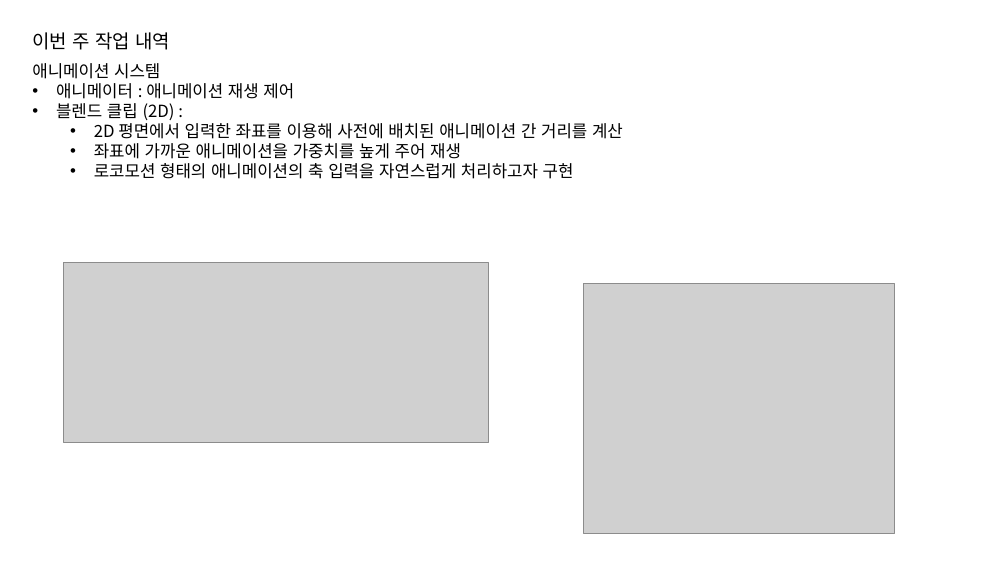
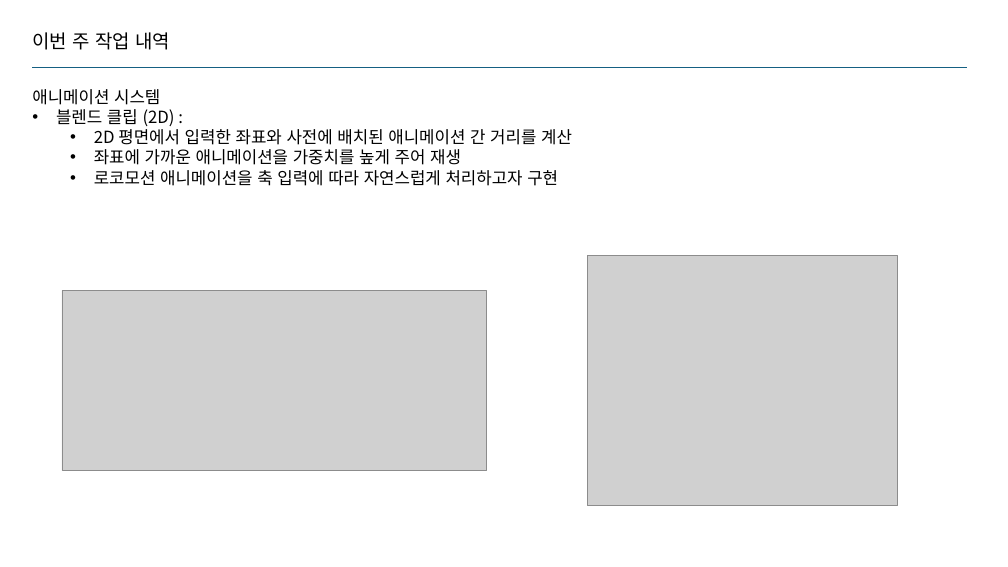
Before and after one commit to jhk0701/PA26-Character-Animation-Parkour, a slide deck: slide 2 of PPT/week2.pptx. Drawn at 1008x567 pixels with LibreOffice and Linux fonts; fonts in the diff are those of the drawing; grey boxes stand for pictures. Boxes give left, top, right and bottom in pixels: in the first picture for what was removed or moved away, otherwise in the second. Text is boxed around its words. In the diff, an @@ line names an element or a change of style, - is before the commit and + after.

```diff
--- a/PPT/week2.pptx
+++ b/PPT/week2.pptx
@@ text "애니메이션 시스템": place and size @@
-text "애니메이션 시스템" at <box>32,63,623,179</box>
+text "애니메이션 시스템" at <box>32,89,572,186</box>
@@ line added from (32, 68) to (967, 68), #156082 1.5 pt @@
@@ text at <box>56,83,294,99</box>: paragraph removed @@
-  • 애니메이터 : 애니메이션 재생 제어
@@ text at <box>94,129,572,145</box>: text changed @@
-    • 2D 평면에서 입력한 좌표를 이용해 사전에 배치된 애니메이션 간 거리를 계산
+    • 2D 평면에서 입력한 좌표와 사전에 배치된 애니메이션 간 거리를 계산
@@ text at <box>94,170,558,186</box>: text changed @@
-    • 로코모션 형태의 애니메이션의 축 입력을 자연스럽게 처리하고자 구현
+    • 로코모션 애니메이션을 축 입력에 따라 자연스럽게 처리하고자 구현
@@ picture: place and size @@
-picture at <box>584,284,894,534</box>
+picture at <box>588,256,898,506</box>
@@ picture: place and size @@
-picture at <box>64,263,488,443</box>
+picture at <box>62,290,487,470</box>
```
Also in this commit, not shown: 4 other slides changed, 1 other file.
